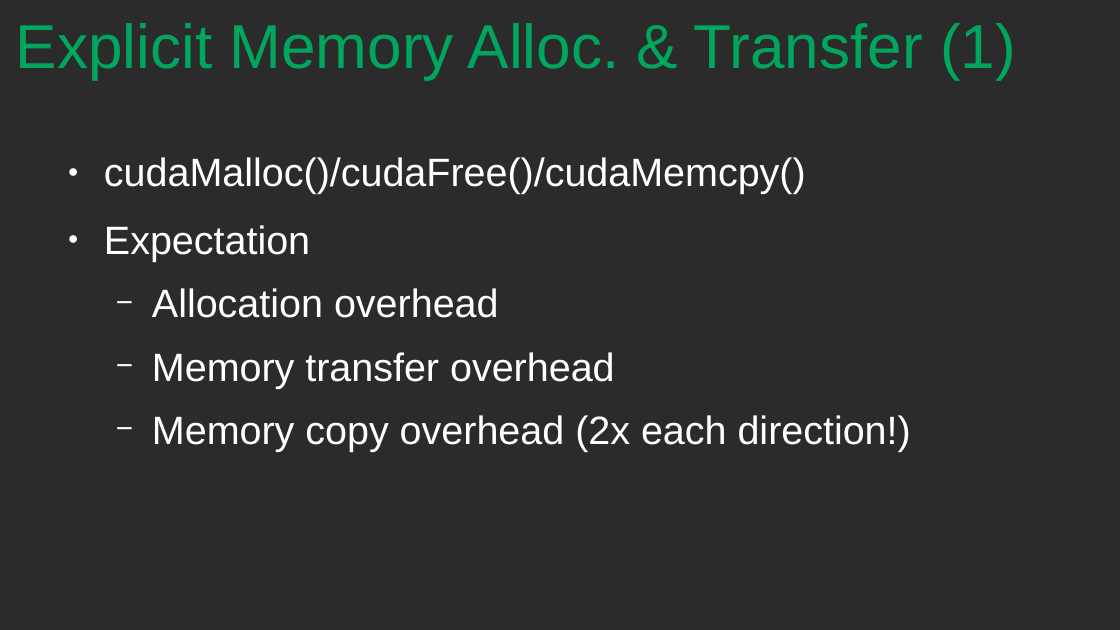
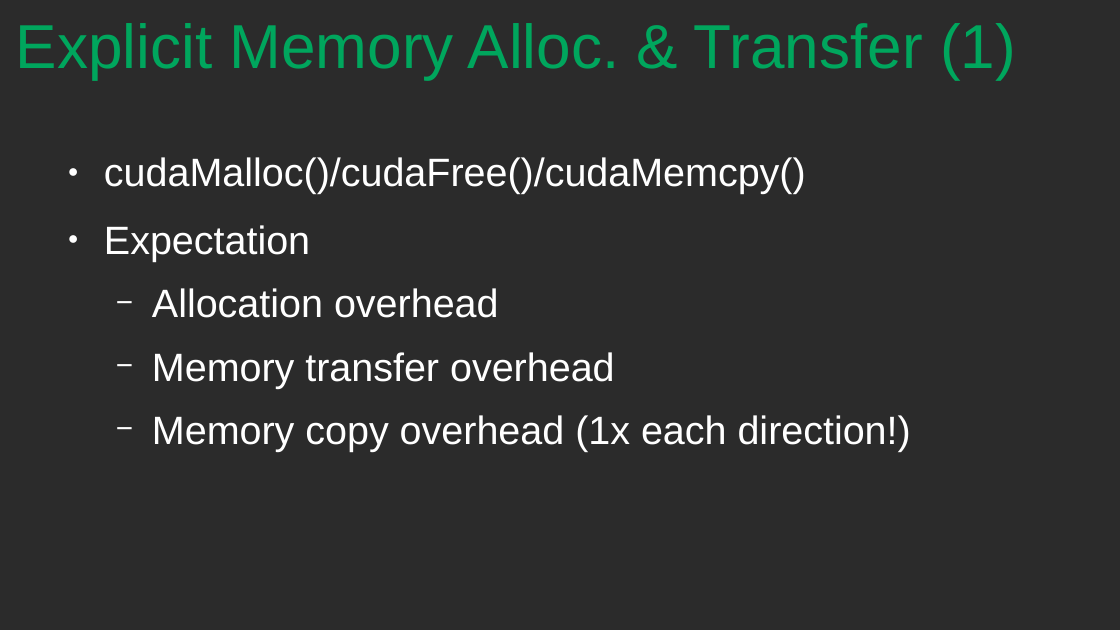
Before and after one commit to dschoerk/GPU_Arch_SS19, a slide deck: slide 6 of GPU_Architecture_Final_Presentation.odp. Drawn at 1120x630 pixels with LibreOffice and Linux fonts; fonts in the diff are those of the drawing; background and template pictures are left out; a plain dark background stands for a picture behind light text. Boxes give left, top, right and bottom in pixels: in the first picture for what was removed or moved away, otherwise in the second. Text is boxed around its words. In the diff, an @@ line names an element or a change of style, - is before the commit and + after.

Commit message:
Removed duplicated slide; fixed statement about copy operations

```diff
--- a/GPU_Architecture_Final_Presentation.odp
+++ b/GPU_Architecture_Final_Presentation.odp
@@ text at box(152, 415, 911, 452): text changed @@
-  − Memory copy overhead (2x each direction!)
+  − Memory copy overhead (1x each direction!)
```
Also in this commit, not shown: 1 other slide changed, 1 slide removed.
